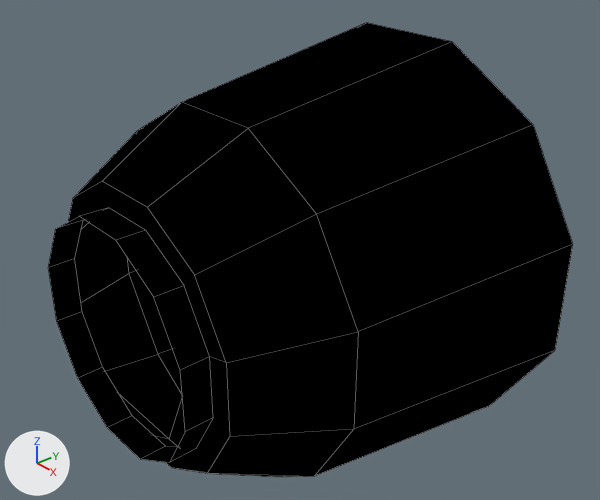
The Blender file Models/Tantares/tantares_crew_s1_1.blend, before and after one commit.
Camera for both pictures: a 50 mm camera at (1.546, -1.257, 1.09) aimed at (0.059, 0.044, 0.088). Arrows for +X, +Y and +Z are at lower left; the lights stay in place. Mesh edges are drawn as thin lines.

The first picture shows 'shellCollider'.
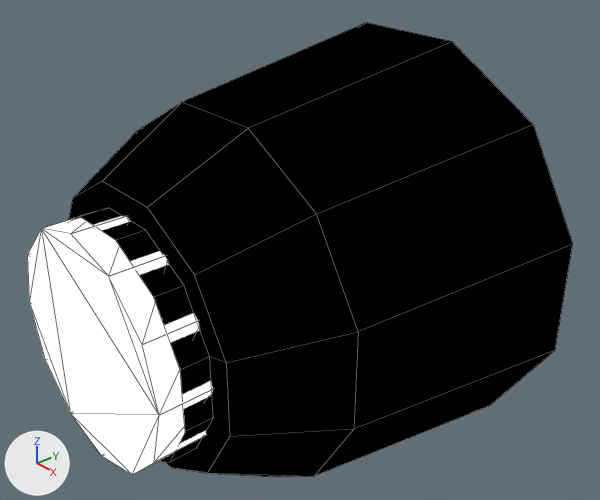
Commit message: Tantares: fix virgo crew module

Boxes [x1, y1, x2, y2] around the edits, measured in the pictures (600 x 500 px):
'cutout', added: after [27, 216, 213, 475]

What changed in the scene script:
```text
Add mat_material_002:
    mat_material_002 = bpy.data.materials.new('Material.002')
    # nodes: Emission, Group, LightPath, MixShader, OutputMaterial
    # colours: white #ffffff
Add me_cutout:
    me_cutout.from_pydata(...)  # 72 vertices, 44 faces; spans x -0.307..0.307, y -0.307..0.307, z -0.075..0.075
    me_cutout.materials.append(mat_material_002)
Add ob_cutout:
    ob_cutout = bpy.data.objects.new('cutout', me_cutout)
    ob_cutout.parent = ob_freeiva
    ob_cutout.location = (0.0, -0.488, 0.0)
    ob_cutout.rotation_euler = (-1.571, 0.0, 0.0)  # degrees (-90, 0, 0)
```
